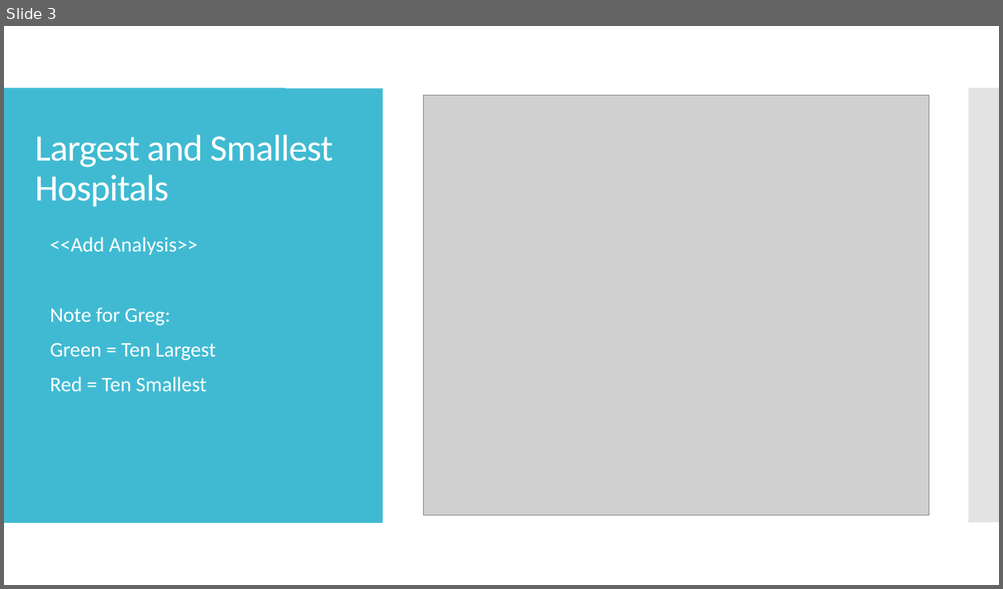
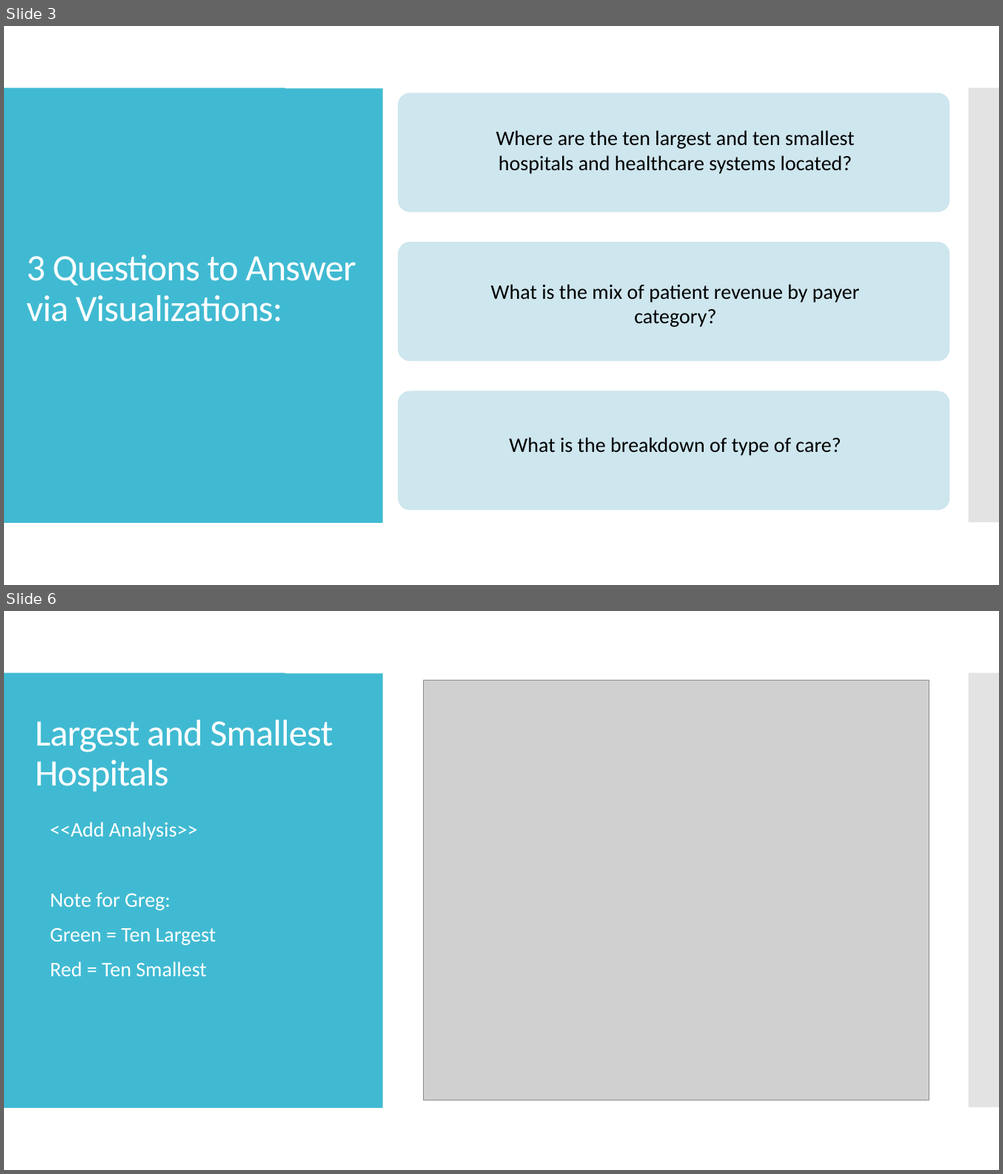
Before and after one commit to manuel-sosa/project3_data_viz, a slide deck: Jenae/Project 3 - California Hospital Performance Comparison.pptx. Shown one above the other, each under a label of ours: slide 3 before the commit, slides 3 and 6 after it; the slides between them are not shown. The pictures are 1003x589 and 1003x1174 pixels, drawn with LibreOffice and Linux fonts; fonts in the diff are those of the drawing; grey boxes stand for pictures. Boxes give left, top, right and bottom in pixels: in the first picture for what was removed or moved away, otherwise in the second. Text is boxed around its words. In the diff, an @@ line names an element or a change of style, - is before the commit and + after.

```diff
--- a/Jenae/Project 3 - California Hospital Performance Comparison.pptx
+++ b/Jenae/Project 3 - California Hospital Performance Comparison.pptx
@@ slide 3 added at bbox=[4, 26, 999, 585], background #FFFFFF; not listed: 2 template elements that a slide beside it also shows @@
@@ rectangle added at bbox=[4, 89, 383, 524], fill #40BAD2 @@
@@ rounded rectangle added at bbox=[398, 93, 949, 212], fill #CFE7EE @@
@@ text added at bbox=[491, 130, 859, 456], 20 pt, text #000000 @@
+Where are the ten largest and ten smallest hospitals and healthcare systems located?
+What is the mix of patient revenue by payer category?
+What is the breakdown of type of care?
@@ rounded rectangle added at bbox=[398, 242, 949, 362], fill #CFE7EE @@
@@ title added at bbox=[26, 255, 356, 322], 36 pt, text #FFFFFF @@
+3 Questions to Answer via Visualizations:
@@ rounded rectangle added at bbox=[398, 392, 949, 511], fill #CFE7EE @@
@@ what was slide 3 is now slide 6 @@
```
Also in this commit, not shown: 3 slides changed, 2 other slides added.
